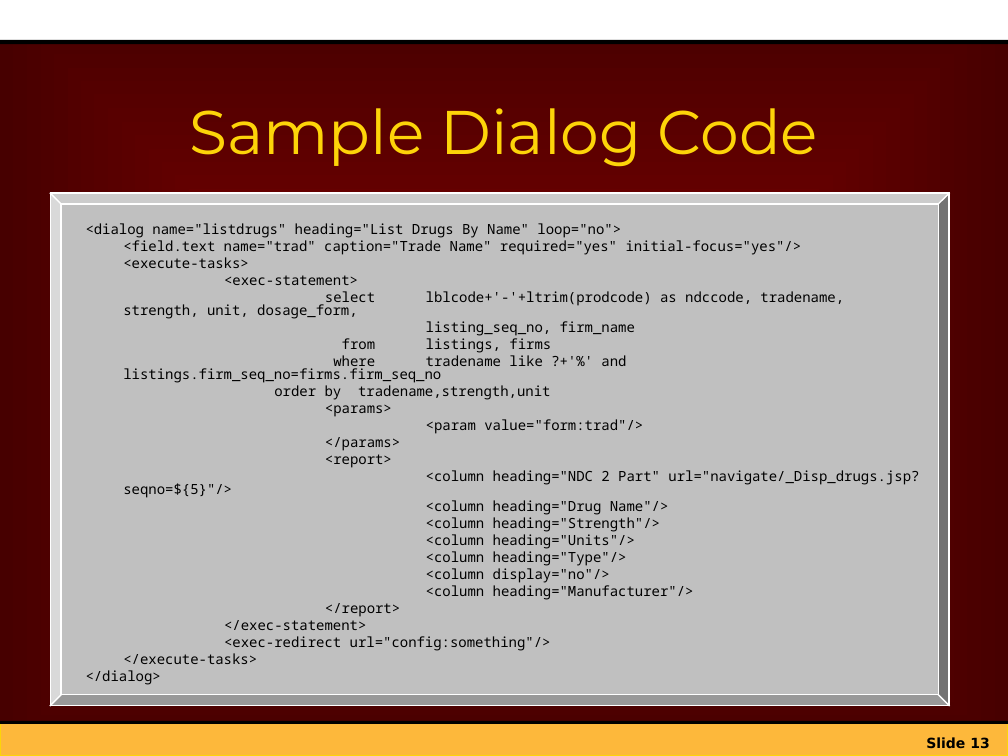
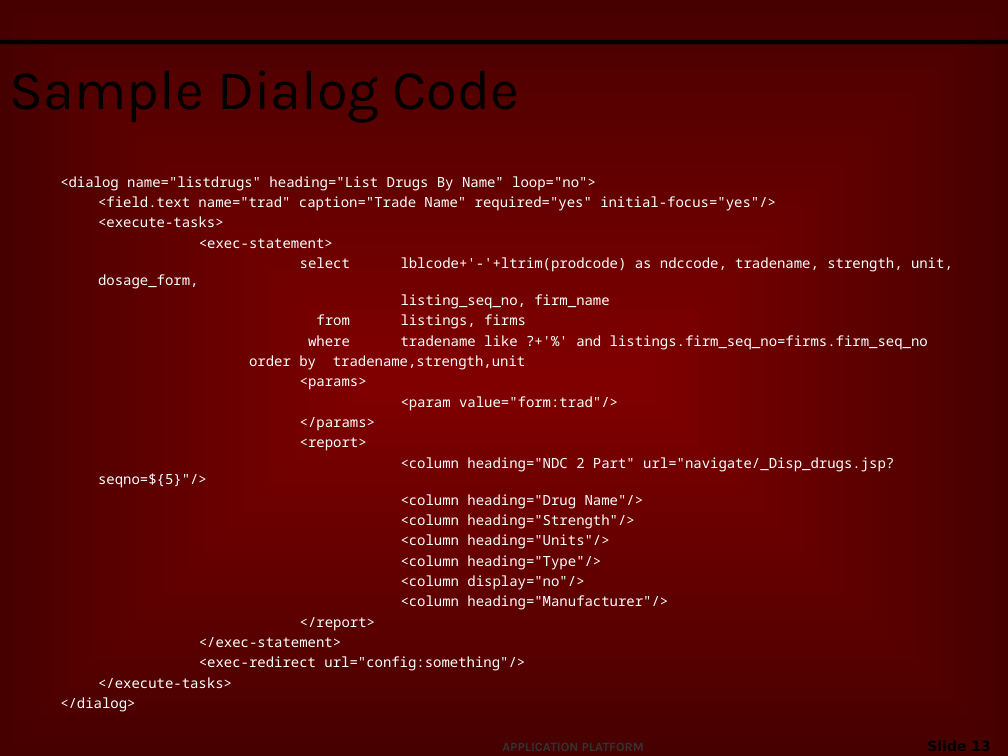
Before and after one commit to netspective/sparx-2001, a slide deck: slide 13 of Sparx/web-shared/docs/project/Introduction_to_Sparx.ppt. Drawn at 1008x756 pixels with LibreOffice and Linux fonts; fonts in the diff are those of the drawing; background and template pictures are left out. Boxes give left, top, right and bottom in pixels: in the first picture for what was removed or moved away, otherwise in the second. Text is boxed around its words. In the diff, an @@ line names an element or a change of style, - is before the commit and + after.

```diff
--- a/Sparx/web-shared/docs/project/Introduction_to_Sparx.ppt
+++ b/Sparx/web-shared/docs/project/Introduction_to_Sparx.ppt
@@ rectangle removed at (x1=0, y1=0, x2=1008, y2=42) @@
@@ title "Sample Dialog Code" moved from (x1=189, y1=108, x2=818, y2=167) to (x1=0, y1=48, x2=857, y2=126) @@
@@ title "Sample Dialog Code" at (x1=0, y1=48, x2=857, y2=126): size 44 to 40 pt, font Montserrat to Karla, text colour #FDD409 to #000000; alignment centre to left @@
@@ text "<dialog name="listdrugs" heading="List Drugs By ..." moved from (x1=86, y1=223, x2=919, y2=685) to (x1=60, y1=176, x2=953, y2=712) @@
@@ text "<dialog name="listdrugs" heading="List Drugs By ..." at (x1=60, y1=176, x2=953, y2=712): text colour #000000 to #FFFFFF; line spacing 0.8 to 1 @@
@@ bevel removed at (x1=50, y1=194, x2=950, y2=706) @@
@@ rectangle removed at (x1=0, y1=723, x2=1008, y2=756) @@
@@ line removed from (0, 723) to (1008, 723) @@
@@ text added at (x1=493, y1=734, x2=670, y2=756), 9 pt, text #333333, bold @@
+APPLICATION PLATFORM
@@ page number rewrapped from (x1=926, y1=737, x2=989, y2=749) to (x1=841, y1=733, x2=1000, y2=756) @@
```
Also in this commit, not shown: 23 other slides changed, 1 slide added, 1 slide removed, 2 other files.
